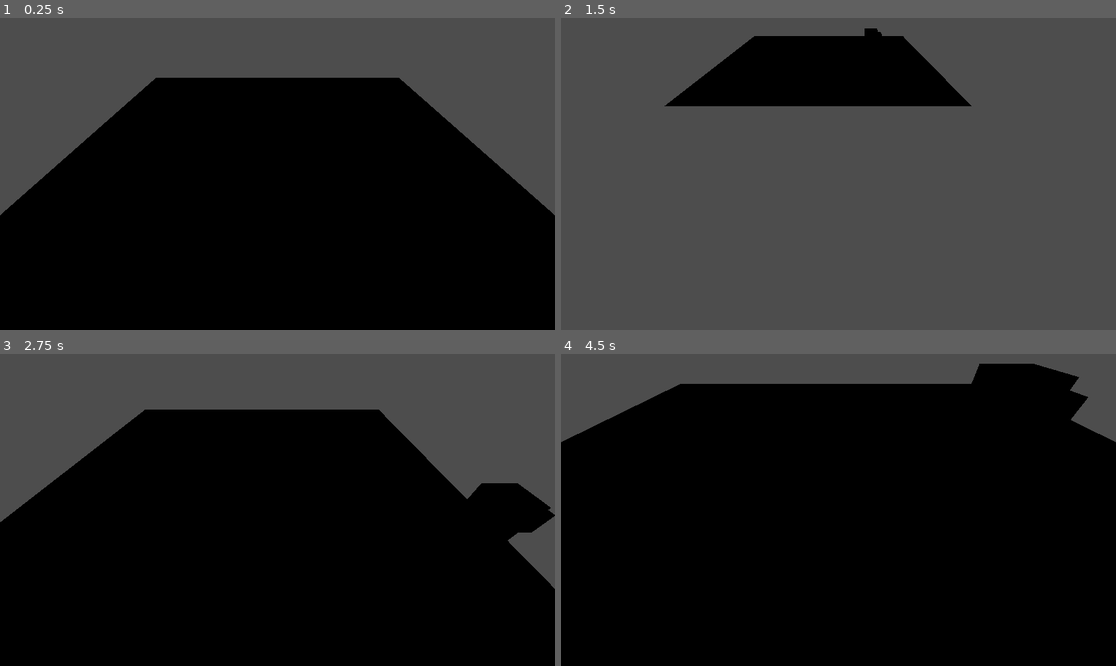
Above: before the commit, frames 1-4 (two rows, left to right).
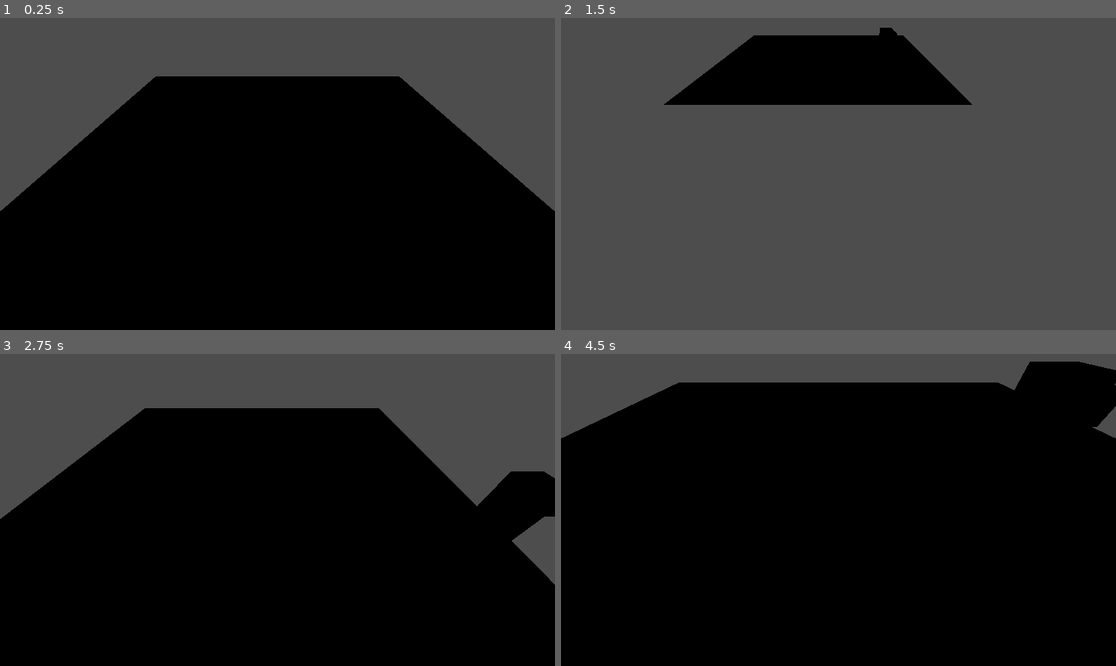
Above: after the commit, the same moments.

Repository: AdmiralRoboMurlok/Imperial-Crusade-WIP-name-
Game: Godot game, scene res://Camera/camera.tscn
Same seed, same stepped clock (60 frames per second), same inputs: the game is played once before the commit and once after it.
Inputs (mouse positions are in pixels of both pictures, inside the frame that each line leads up to):
- Up to frame 1 (0.25 s): no input
- Up to frame 2 (1.5 s): tap Enter at 0.5 s; move the mouse to (960, 158) at 0.52 s; hold Right (ui_right) 0.53-1.28 s; hold S (CameraBackward) 0.53-1.28 s; move the mouse to (727, 189) at 1.27 s; hold Down (ui_down) from 1.28 s (still down); tap D (CameraEast) at 1.35 s
- Up to frame 3 (2.75 s): move the mouse to (333, 441) at 2.02 s; release Down (ui_down) at 2.03 s; hold Right (ui_right) from 2.03 s (still down); hold W (CameraForward) from 2.03 s (still down)
- Up to frame 4 (4.5 s): move the mouse to (810, 572) at 2.77 s; release Right (ui_right) at 2.78 s; release W (CameraForward) at 2.78 s; hold Up (ui_up) 2.78-3.53 s; tap A (CameraWest) at 2.85 s; move the mouse to (1005, 556) at 3.52 s; hold Left (ui_left) from 3.53 s (still down); tap Mouse wheel up (ZoomIn) at 3.6 s; move the mouse to (672, 463) at 4.27 s; tap Mouse wheel down (ZoomOut) at 4.35 s

The runs differ from the first frame. In frame 1, 0.7% of the frame differs, in the area x 0-100%, y 18-64%; in frame 2, 0.6%; in frame 3, 1.5%; in frame 4, 2.5%, in the area x 0-100%, y 2-29%.

Commit message:
Początek pracy na jednostkami

Diff:
--- a/Camera/camera.tscn
+++ b/Camera/camera.tscn
@@ -1,14 +1,11 @@
-[gd_scene load_steps=6 format=3 uid="uid://bttj8wof67wkj"]
+[gd_scene load_steps=5 format=3 uid="uid://bttj8wof67wkj"]
 
 [ext_resource type="Script" path="res://Camera/camera.gd" id="1_magah"]
-[ext_resource type="Script" path="res://units/placeholder/placeholder_unit_mv.gd" id="2_27ms6"]
-[ext_resource type="ArrayMesh" uid="uid://bpcvn3hvkgsjq" path="res://models/placeholders/amongus.tres" id="2_dh1ci"]
+[ext_resource type="PackedScene" uid="uid://dtjl3t0s1618b" path="res://units/placeholder/TestUnit.tscn" id="3_4u4sc"]
+[ext_resource type="Script" path="res://UnitSelection/unit_selection.gd" id="4_jaow3"]
 
 [sub_resource type="PlaneMesh" id="PlaneMesh_huf0m"]
 size = Vector2(20, 20)
-
-[sub_resource type="BoxShape3D" id="BoxShape3D_s8101"]
-size = Vector3(1.37891, 2.49609, 1)
 
 [node name="World" type="Node3D"]
 
@@ -22,16 +19,11 @@
 transform = Transform3D(1, 0, 0, 0, 1, 0, 0, 0, 1, 0, -20.527, 17.4745)
 
 [node name="MeshInstance3D" type="MeshInstance3D" parent="."]
+transform = Transform3D(1, 0, 0, 0, 1, 0, 0, 0, 1, 0, 0.0933285, 0)
 mesh = SubResource("PlaneMesh_huf0m")
 
-[node name="CharacterBody3D" type="CharacterBody3D" parent="."]
-transform = Transform3D(1, 0, 0, 0, 1, 0, 0, 0, 1, 0.369119, 0.233745, 0.592441)
-script = ExtResource("2_27ms6")
+[node name="UnitSelection" type="Node3D" parent="."]
+script = ExtResource("4_jaow3")
 
-[node name="MeshInstance3D" type="MeshInstance3D" parent="CharacterBody3D"]
-layers = 2
-mesh = ExtResource("2_dh1ci")
-
-[node name="CollisionShape3D" type="CollisionShape3D" parent="CharacterBody3D"]
-transform = Transform3D(1, 0, 0, 0, 1, 0, 0, 0, 1, 0.189453, 1.22191, 0)
-shape = SubResource("BoxShape3D_s8101")
+[node name="CharacterBody3D" parent="." instance=ExtResource("3_4u4sc")]
+transform = Transform3D(1, 0, 0, 0, 1, 0, 0, 0, 1, 1.80485, 0.164345, -0.0882735)
--- /dev/null
+++ b/UnitSelection/unit_selection.gd
@@ -0,0 +1,17 @@
+extends Node3D
+
+var next_unit_id: int = 1
+
+func get_unique_id() -> int:
+	var id = next_unit_id
+	next_unit_id += 1
+	return id
+
+# Called when the node enters the scene tree for the first time.
+func _ready() -> void:
+	pass # Replace with function body.
+
+
+# Called every frame. 'delta' is the elapsed time since the previous frame.
+func _process(delta: float) -> void:
+	pass
--- a/project.godot
+++ b/project.godot
@@ -14,6 +14,10 @@
 run/main_scene="res://Camera/camera.tscn"
 config/features=PackedStringArray("4.3", "Forward Plus")
 config/icon="res://icon.svg"
+
+[autoload]
+
+UnitSelection="*res://UnitSelection/unit_selection.gd"
 
 [dotnet]
 
--- /dev/null
+++ b/units/placeholder/TestUnit.tscn
@@ -0,0 +1,21 @@
+[gd_scene load_steps=4 format=3 uid="uid://dtjl3t0s1618b"]
+
+[ext_resource type="Script" path="res://units/placeholder/placeholder_unit_mv.gd" id="1_65ah2"]
+[ext_resource type="ArrayMesh" uid="uid://bpcvn3hvkgsjq" path="res://models/placeholders/amongus.tres" id="2_c7n2d"]
+
+[sub_resource type="BoxShape3D" id="BoxShape3D_776p5"]
+size = Vector3(1.37891, 2.49609, 1)
+
+[node name="CharacterBody3D" type="CharacterBody3D"]
+transform = Transform3D(1, 0, 0, 0, 1, 0, 0, 0, 1, 0.369119, 0.233745, 0.592441)
+script = ExtResource("1_65ah2")
+
+[node name="MeshInstance3D2" type="MeshInstance3D" parent="."]
+mesh = ExtResource("2_c7n2d")
+
+[node name="CollisionShape3D2" type="CollisionShape3D" parent="."]
+transform = Transform3D(1, 0, 0, 0, 1, 0, 0, 0, 1, 0.189453, 1.14021, 0)
+shape = SubResource("BoxShape3D_776p5")
+
+[node name="RayCast3D" type="RayCast3D" parent="CollisionShape3D2"]
+transform = Transform3D(1, 0, 0, 0, 1, 0, 0, 0, 1, -0.189453, 0.0939986, 0)
--- a/units/placeholder/placeholder_unit_mv.gd
+++ b/units/placeholder/placeholder_unit_mv.gd
@@ -1,7 +1,10 @@
 extends CharacterBody3D
 
 const SPEED = 5.0;
-var Selected = true;
+var Selectable = true;
+var Selected = false;
+@export_range(1, 12, 1) var Team:int = 1;
+
 
 func _physics_process(delta: float) -> void:
 	# Get the input direction and handle the movement/deceleration.
